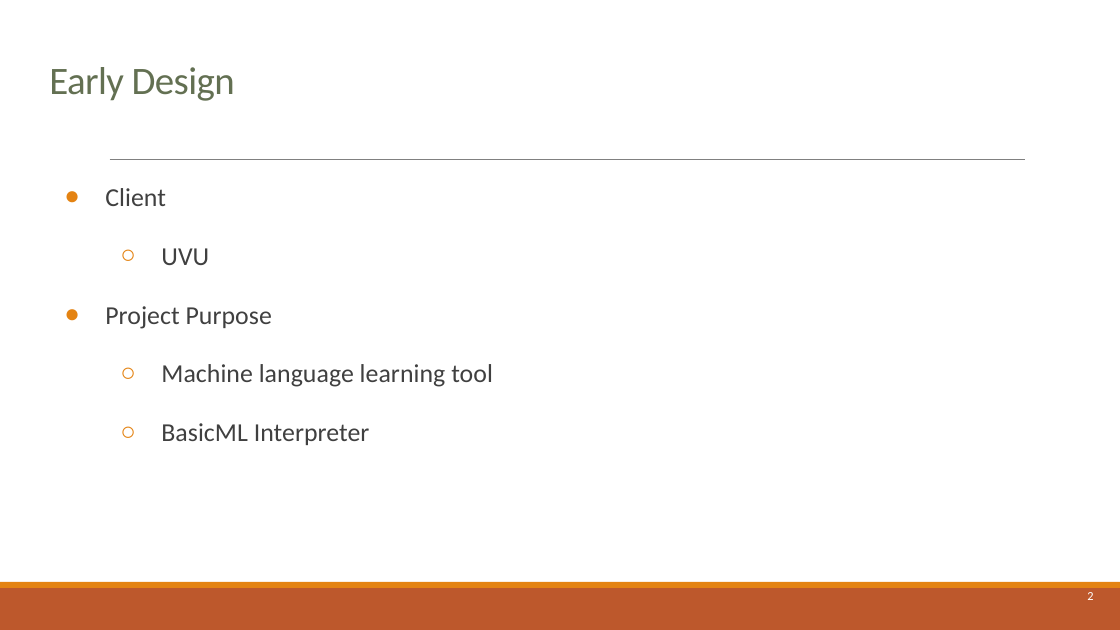
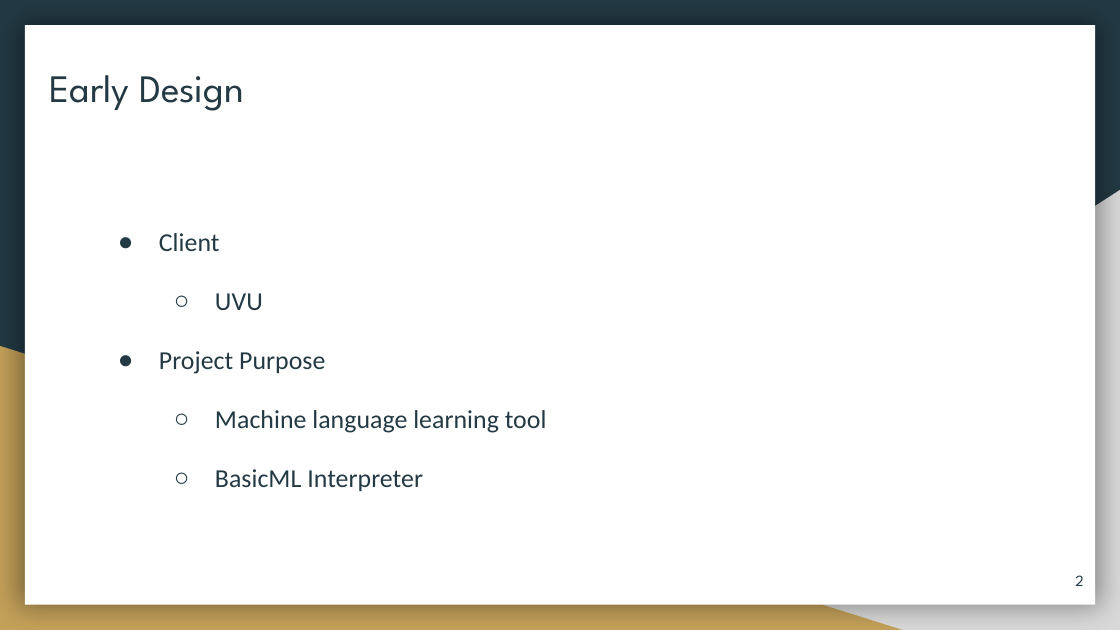
Before and after one commit to ayndvee/CS-2450-Project, a slide deck: slide 2 of UVSim-Project/Documentation/Presentation/UVSim-presentation.pptx. Drawn at 1120x630 pixels with LibreOffice and Linux fonts; fonts in the diff are those of the drawing. Boxes give left, top, right and bottom in pixels: in the first picture for what was removed or moved away, otherwise in the second. Text is boxed around its words. In the diff, an @@ line names an element or a change of style, - is before the commit and + after.

```diff
--- a/UVSim-Project/Documentation/Presentation/UVSim-presentation.pptx
+++ b/UVSim-Project/Documentation/Presentation/UVSim-presentation.pptx
@@ background #FFFFFF to #233A44 @@
@@ rectangle added at bbox=[25, 26, 1095, 605], fill #FFFFFF @@
@@ title "Early Design" at bbox=[49, 75, 244, 111]: font Calibri to League Spartan, text colour #637052 to #233A44, letter spacing -0.4 to 0 pt; line spacing 0.85 to 1 @@
@@ line removed from (110, 160) to (1025, 160) @@
@@ text "Client": place and size @@
-text "Client" at bbox=[105, 188, 493, 445]
+text "Client" at bbox=[159, 233, 547, 491]
@@ text "Client" at bbox=[159, 233, 547, 491]: text colour #404040 to #233A44; bullet colour #E48312 to #233A44 @@
@@ right triangle added at bbox=[439, 190, 1120, 630], fill #D9D9D9 @@
@@ right triangle added at bbox=[0, 346, 903, 630], fill #C4A15A @@
@@ page number: place and size @@
-page number at bbox=[1087, 592, 1093, 600]
+page number at bbox=[1075, 575, 1083, 586]
@@ page number at bbox=[1075, 575, 1083, 586]: size 7.9 to 10 pt, font Calibri to League Spartan, text colour #FFFFFF to #233A44 @@
@@ rectangle removed at bbox=[0, 588, 1120, 630] @@
@@ rectangle removed at bbox=[0, 582, 1120, 588] @@
```
Also in this commit, not shown: 20 other slides changed, 2 other files.
